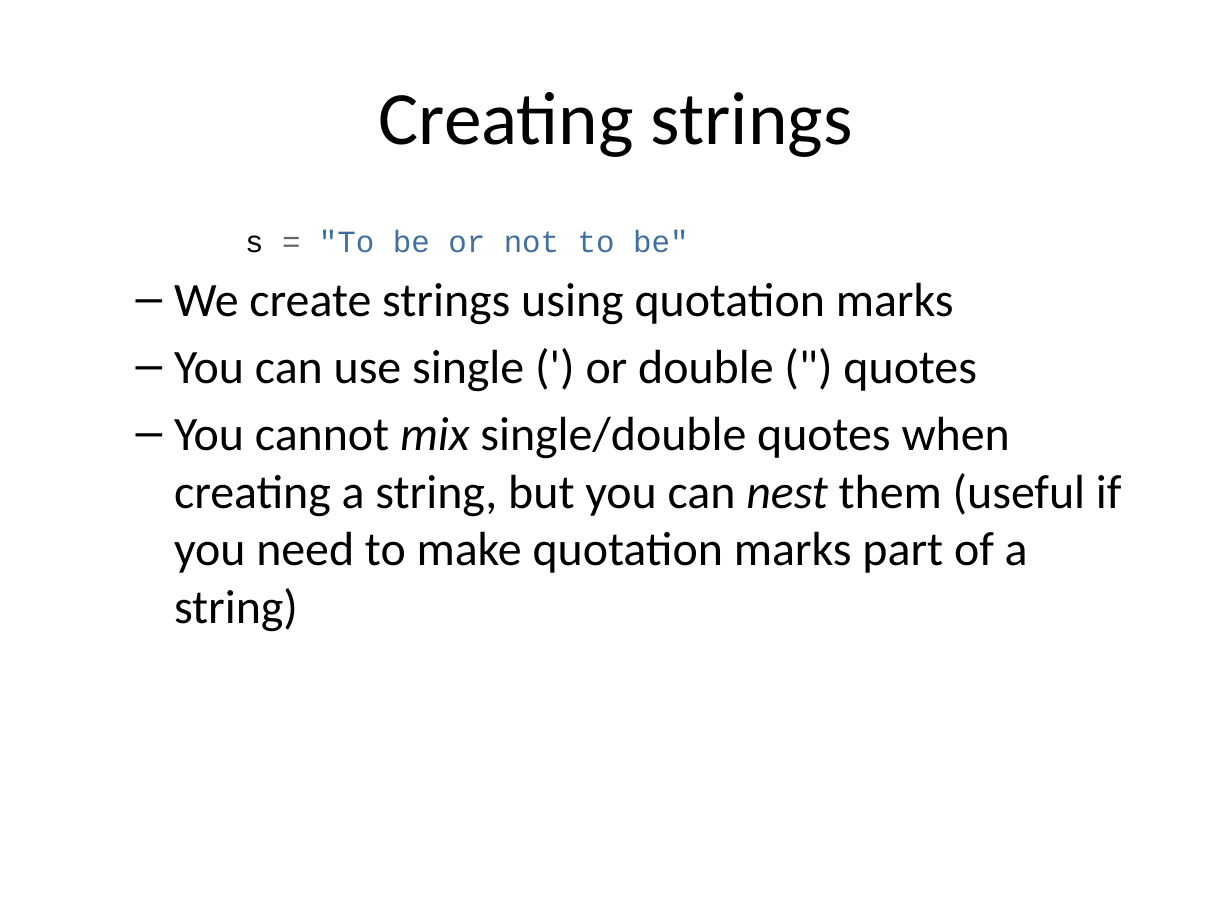
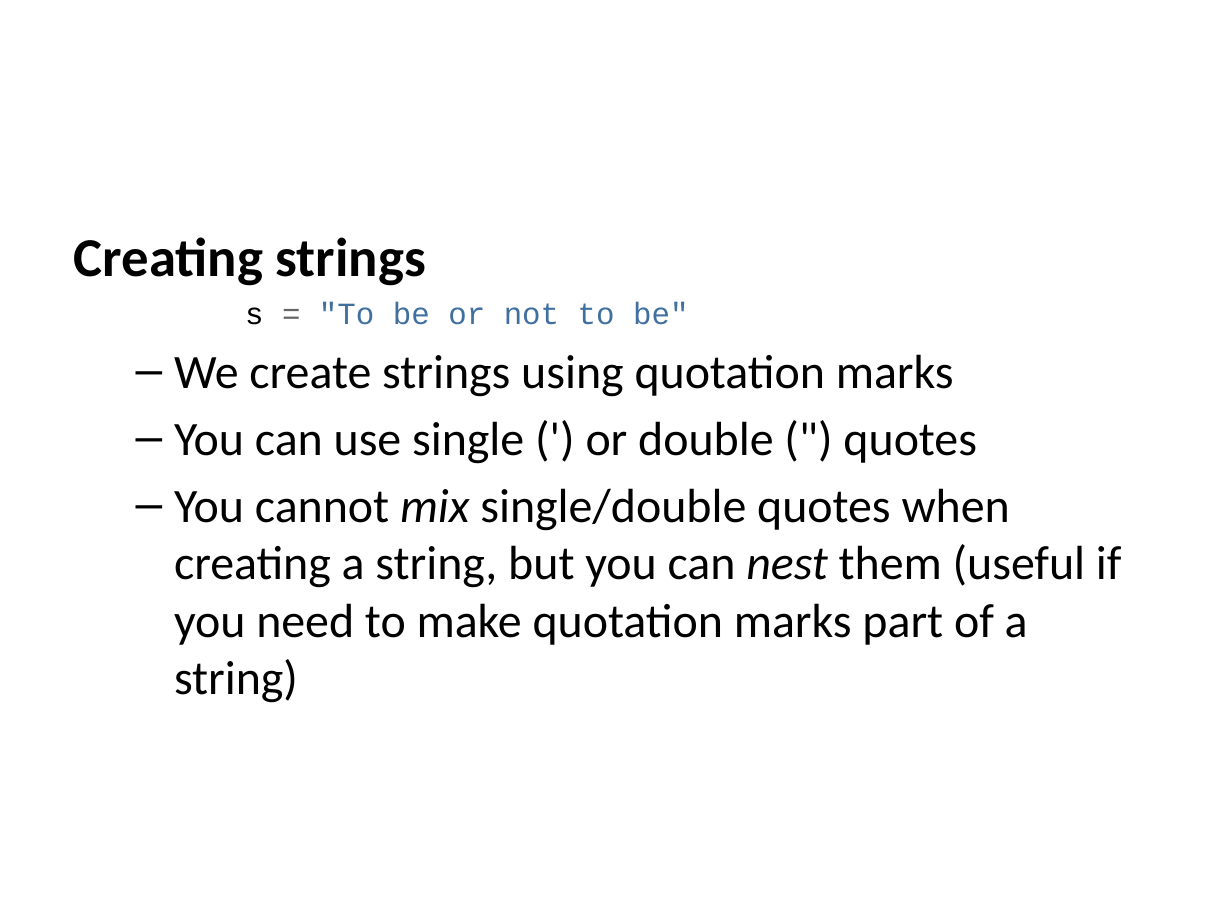
Before and after one commit to jwestgard/inst326, a slide deck: slide 8 of modules/module03/slides.pptx. Drawn at 1232x924 pixels with LibreOffice and Linux fonts; fonts in the diff are those of the drawing. Boxes give left, top, right and bottom in pixels: in the first picture for what was removed or moved away, otherwise in the second. Text is boxed around its words. In the diff, an @@ line names an element or a change of style, - is before the commit and + after.

```diff
--- a/modules/module03/slides.pptx
+++ b/modules/module03/slides.pptx
@@ title removed at (379, 92, 853, 157) @@
-Creating strings
@@ text at (74, 237, 426, 286): paragraph added @@
+Creating strings
```
Also in this commit, not shown: 25 other slides changed, 6 slides added, 1 slide removed, 25 other files.
